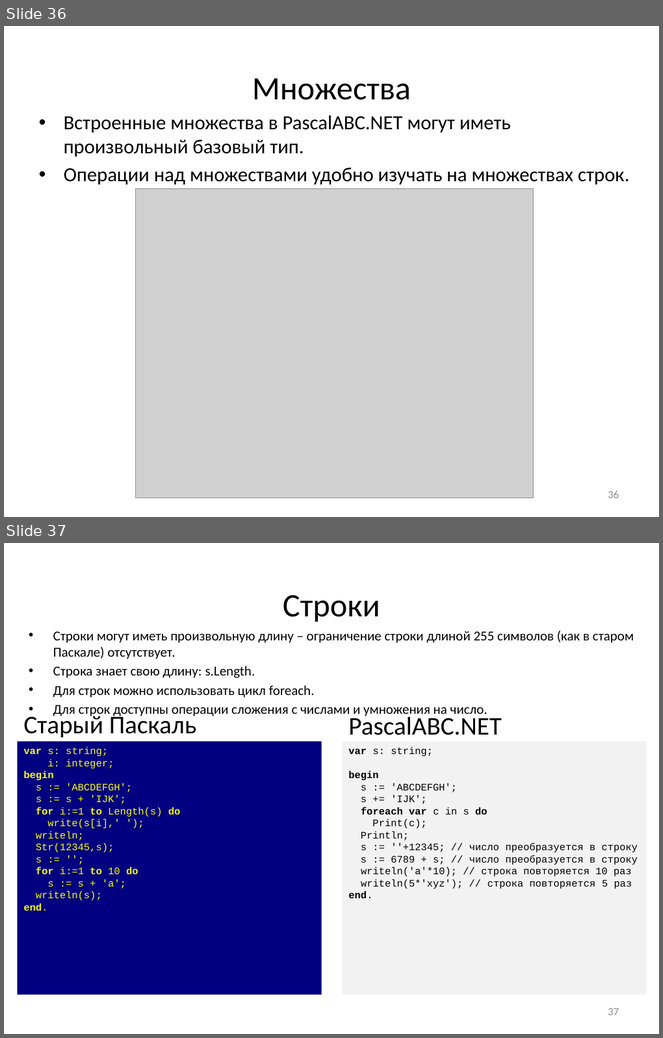
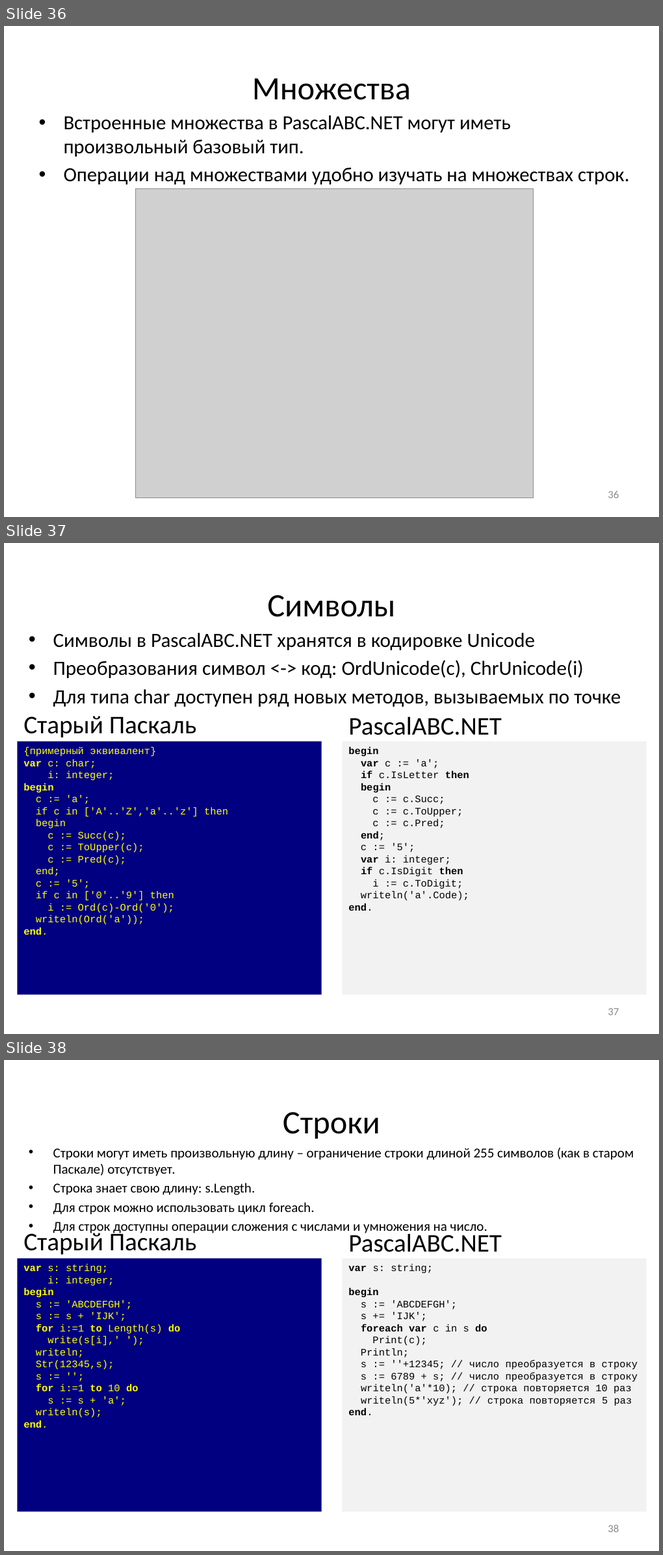
Before and after one commit to pascalabcnet/pascalabcnet, a slide deck: _Presentations/2015 New Features/PascalABC.NET 2015.pptx. Shown one above the other, each under a label of ours: slides 36 and 37 before the commit, slides 36, 37 and 38 after it. The pictures are 663x1038 and 663x1555 pixels, drawn with LibreOffice and Linux fonts; fonts in the diff are those of the drawing; grey boxes stand for pictures. Boxes give left, top, right and bottom in pixels: in the first picture for what was removed or moved away, otherwise in the second. Text is boxed around its words. In the diff, an @@ line names an element or a change of style, - is before the commit and + after.

Commit message:
Методы расширения для char

```diff
--- a/_Presentations/2015 New Features/PascalABC.NET 2015.pptx
+++ b/_Presentations/2015 New Features/PascalABC.NET 2015.pptx
@@ slide 37 added at box(4, 543, 659, 1034), background #FFFFFF @@
@@ title added at box(267, 595, 395, 617), 36 pt, text #000000 @@
+Символы
@@ text added at box(53, 633, 621, 707), 22.2 pt, text #000000 @@
+• Символы в PascalABC.NET хранятся в кодировке Unicode
+• Преобразования символ <-> код: OrdUnicode(c), ChrUnicode(i)
+• Для типа char доступен ряд новых методов, вызываемых по точке
@@ text added at box(24, 716, 196, 738), 28 pt, text #000000 @@
+Старый Паскаль
@@ text added at box(348, 717, 502, 735), 28 pt, text #000000 @@
+PascalABC.NET
@@ rectangle added at box(17, 741, 322, 995), fill #000080, 11 pt, text #FFFF00 @@
+{примерный эквивалент}
+var c: char;
+i: integer;
+begin
+c := 'a';
+if c in ['A'..'Z','a'..'z'] then
+begin
+c := Succ(c);
+c := ToUpper(c);
+c := Pred(c);
+end;
+c := '5';
+if c in ['0'..'9'] then
+i := Ord(c)-Ord('0');
+writeln(Ord('а'));
+end.
@@ rectangle added at box(342, 741, 647, 995), fill #F2F2F2, 11 pt, text #000000 @@
+begin
+var c := 'a';
+if c.IsLetter then
+begin
+c := c.Succ;
+c := c.ToUpper;
+c := c.Pred;
+end;
+c := '5';
+var i: integer;
+if c.IsDigit then
+i := c.ToDigit;
+writeln('а'.Code);
+end.
@@ page number added at box(608, 1008, 619, 1016), 12 pt, text #8C8C8C @@
+37
@@ what was slide 37 is now slide 38 @@
@@ page number at box(608, 1525, 619, 1533): text changed @@
-37
+38
```
Also in this commit, not shown: 2 other files.
